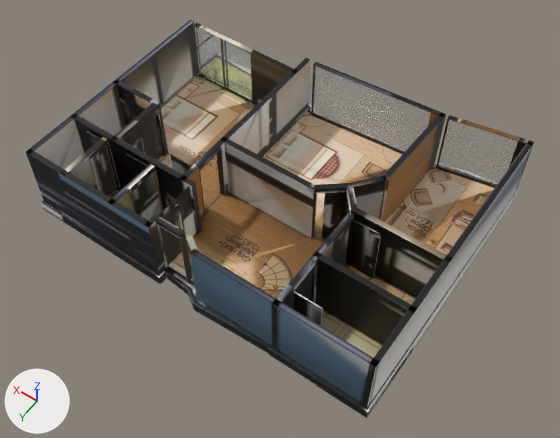
One commit to the glTF model akasya-3d/ortak-8/model.glb: the scene before it, then after it.
Both versions are drawn from a 50 mm lens placed at (-9.08, 12.76, 18.88), pointed at (-0.57, 0.86, 0.17). The axes (+X, +Y, +Z) are drawn at lower left. The lights are the same throughout. The older version comes first. Where no turn or scale is listed for an object, it has been applied to the vertices. Vertices at exactly the same position are counted once.
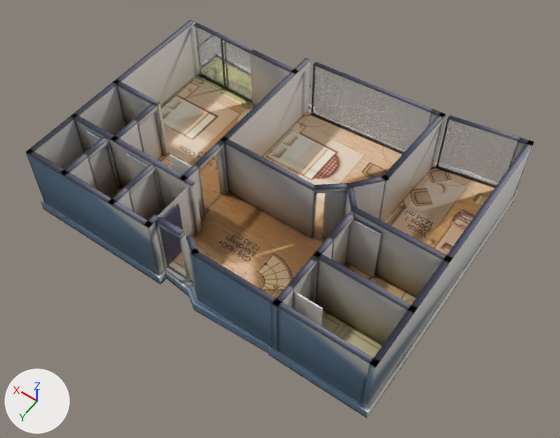
Diff of the bpy script that builds the scene:
```diff
--- a/akasya-3d/ortak-8/model.glb.py
+++ b/akasya-3d/ortak-8/model.glb.py
@@ mat_baked @@
 n3 = _N.new('ShaderNodeMapping'); n3.name = 'Mapping'
-n3.inputs[1].default_value = (0.00139, -14.97, 0.0)  # 'Location'
-n3.inputs[3].default_value = (15.79, 15.97, 1.0)  # 'Scale'
+n3.inputs[1].default_value = (0.00114, -14.97, 0.0)  # 'Location'
+n3.inputs[3].default_value = (15.93, 15.97, 1.0)  # 'Scale'
 n4 = _N.new('ShaderNodeUVMap'); n4.name = 'UV Map'
@@ me_mesh_0 @@
 # used by ob_mesh_0; location = (-6.02, 4.66, -0.36)
-me_mesh_0.from_pydata(...)  # 2900 vertices, 5332 faces; spans x 0.0..12.05, y -9.24..0.0, z 0.0..2.62
+me_mesh_0.from_pydata(...)  # 2398 vertices, 4328 faces; spans x 0.0..12.05, y -9.24..0.0, z 0.0..2.62
+# me_mesh_0 part 1: 2 vertices moved within x 7.48, y -4.03, z 0.33..0.36; 502 vertices removed from x 0.0..12.05, y -8.76..-0.11, z 0.0..0.36
+# me_mesh_0 part 2: 2731 kept faces spanning x 0.0..12.05, y -9.24..0.0, z 0.0..2.62 get new texture (UV) coordinates
 me_mesh_0.materials.append(mat_baked)
```

Boxes [x1, y1, x2, y2] around the edits, measured in the pictures (560 x 438 px):
'Mesh_0', surface changed: [26, 20, 534, 418] in both
part 1 of me_mesh_0, reshaped (mostly hidden): before [41, 105, 518, 408]
part 2 of me_mesh_0, surface changed: [26, 23, 532, 418] in both
